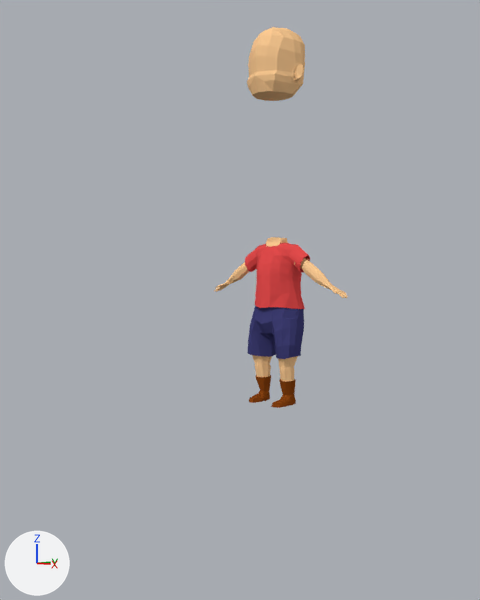
Two versions of the Blender file Snowy ARPG/Assets/Things/PlayerStuff/CharacterARPG.blend, one commit apart.
Camera for both pictures: a camera (50 mm lens) standing at (8.39, -7.39, 5.12) and looking at (0.06, 1.04, 4.37). Every picture has the same lights, and +X, +Y and +Z are marked at lower left.

Objects in the first picture: 'Body', 'Head', 'Shirt', 'Shoes', 'Shorts'.
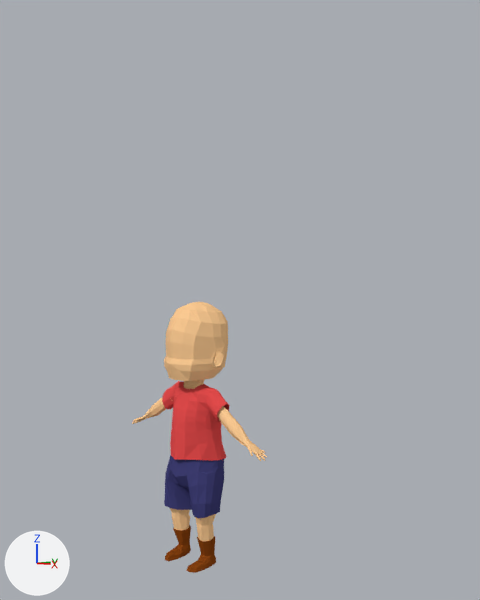
Changed parts and their boxes [x1, y1, x2, y2] in the pictures (480 x 600 px; the box of a moved part takes in the faces that stretch with it):
'Head', moved: before [247, 27, 305, 101]; after [164, 302, 228, 381]
'Shirt', reshaped, moved (21% taller): before [245, 243, 310, 309]; after [162, 381, 229, 461]
'Shorts', reshaped, moved: before [247, 306, 304, 359]; after [164, 455, 224, 518]
'Body', reshaped, moved (12% taller): before [214, 237, 348, 382]; after [132, 380, 267, 542]
'Shoes', moved: before [249, 375, 296, 408]; after [165, 525, 216, 573]
part 1 of me_cube, moved or reshaped: before [214, 262, 249, 292]; after [132, 397, 166, 424]
part 2 of me_cube, added (beige): after [217, 406, 267, 461]
part 3 of me_cube, added: after [195, 514, 216, 542]
part 4 of me_cube, added: after [170, 508, 190, 531]
part 5 of me_cube, added: after [184, 380, 204, 389]
part 6 of me_cube, deleted (beige): before [294, 258, 348, 298]
part 7 of me_cube, deleted: before [278, 356, 298, 382]
part 8 of me_cube, deleted: before [252, 355, 272, 377]
part 9 of me_cube, deleted: before [266, 237, 288, 247]
part 11 of me_cube_002, deleted: before [245, 243, 310, 309]
part 12 of me_cube_002, added: after [162, 381, 229, 461]
part 14 of me_cube_004, added: after [164, 455, 224, 518]
part 15 of me_cube_004, deleted: before [247, 306, 304, 359]

Patch to the scene script:
```diff
--- a/Snowy ARPG/Assets/Things/PlayerStuff/CharacterARPG.blend.py
+++ b/Snowy ARPG/Assets/Things/PlayerStuff/CharacterARPG.blend.py
@@ me_cube_005 @@
 me_cube_005.from_pydata(...)  # 133 vertices, 118 faces; spans x -0.96..0.96, y -0.84..0.39, z -5.36..-4.36
 # used by ob_shoes; location = (0.02, 2.07, 4.91); scale = (0.474, 0.474, 0.474)
+# me_cube_005 part 13: the whole mesh is moved by (-0.01, -0.08, 5.88)
 me_cube_005.materials.append(mat_shoes)
@@ me_cube_004 @@
 # used by ob_shorts; location = (0.02, 2.07, 4.91); scale = (0.482, 0.482, 0.482)
-me_cube_004.from_pydata(...)  # 167 vertices, 146 faces; spans x -1.18..1.18, y -0.84..0.79, z -3.47..-1.38
+me_cube_004.from_pydata(...)  # 187 vertices, 166 faces; spans x -1.16..1.15, y -0.91..0.71, z 2.3..4.7
+# me_cube_004 part 14: 187 vertices added at x -1.16..1.15, y -0.91..0.71, z 2.3..4.7
+# me_cube_004 part 15: 167 vertices removed from x -1.18..1.18, y -0.84..0.79, z -3.47..-1.38
 me_cube_004.materials.append(mat_pants)
@@ me_cube_001 @@
 me_cube_001.from_pydata(...)  # 244 vertices, 236 faces; spans x -1.73..1.73, y -1.69..1.51, z 1.34..4.91
 # used by ob_head; location = (0.0, 2.1, 7.56); scale = (0.367, 0.367, 0.367)
+# me_cube_001 part 10: the whole mesh is moved by (0.0, 0.12, 7.76)
 me_cube_001.materials.append(mat_skin)
@@ me_cube_002 @@
 # used by ob_shirt; location = (0.02, 2.07, 4.91); scale = (0.474, 0.474, 0.474)
-me_cube_002.from_pydata(...)  # 470 vertices, 470 faces; spans x -1.63..1.63, y -0.92..0.88, z -1.65..1.03
+me_cube_002.from_pydata(...)  # 295 vertices, 265 faces; spans x -1.63..1.63, y -1.0..0.8, z 4.23..6.91
+# me_cube_002 part 11: 470 vertices removed from x -1.63..1.63, y -0.92..0.88, z -1.65..1.03
+# me_cube_002 part 12: 295 vertices added at x -1.63..1.63, y -1.0..0.8, z 4.23..6.91
 me_cube_002.materials.append(mat_shirt)
@@ me_cube @@
 # used by ob_body; location = (0.02, 2.07, 4.91); scale = (0.474, 0.474, 0.474)
-me_cube.from_pydata(...)  # 886 vertices, 820 faces, 6 loose edges; spans x -3.46..3.46, y -0.85..0.37, z -5.1..1.25
+me_cube.from_pydata(...)  # 895 vertices, 842 faces, 1 loose edge; spans x -3.46..3.46, y -0.62..0.34, z 1.32..7.15
+# me_cube part 1: the loose piece of 355 vertices spanning x -3.46..-1.0, y -0.35..0.24, z -1.03..0.54 is moved by (0.0, -0.1, 5.9)
+# me_cube part 2: a new loose piece of 355 vertices spanning x 1.09..3.46, y -0.45..0.14, z 4.87..6.44, in mat_skin (beige #ffcd94)
+# me_cube part 3: a new loose piece of 78 vertices spanning x 0.28..1.11, y -0.62..0.22, z 1.32..3.03, in mat_skin (beige #ffcd94)
+# me_cube part 4: a new loose piece of 77 vertices spanning x -1.06..-0.28, y -0.62..0.22, z 1.32..2.91, in mat_skin (beige #ffcd94)
+# me_cube part 5: a new loose piece of 30 vertices spanning x -0.43..0.47, y -0.37..0.34, z 6.6..7.15, in mat_skin (beige #ffcd94)
+# me_cube part 6: the loose piece of 355 vertices spanning x 1.09..3.46, y -0.35..0.24, z -1.03..0.54 is deleted
+# me_cube part 7: the loose piece of 72 vertices spanning x 0.28..1.18, y -0.65..0.32, z -4.39..-2.24 is deleted
+# me_cube part 8: the loose piece of 66 vertices spanning x -1.06..-0.28, y -0.51..0.32, z -4.39..-2.97 is deleted
+# me_cube part 9: the loose piece of 30 vertices spanning x -0.41..0.41, y -0.4..0.37, z 0.7..1.25 is deleted
 me_cube.materials.append(mat_skin)
@@ ob_shoes @@
 ob_shoes = bpy.data.objects.new('Shoes', me_cube_005)
-ob_shoes.location = (0.02, 2.07, 4.91)
+ob_shoes.location = (0.05, 0.0, -0.26)
 ob_shoes.scale = (0.474, 0.474, 0.474)
@@ ob_shorts @@
 ob_shorts = bpy.data.objects.new('Shorts', me_cube_004)
-ob_shorts.location = (0.02, 2.07, 4.91)
+ob_shorts.location = (0.05, 0.0, -0.26)
 ob_shorts.scale = (0.482, 0.482, 0.482)
@@ ob_head @@
 ob_head = bpy.data.objects.new('Head', me_cube_001)
-ob_head.location = (0.0, 2.1, 7.56)
+ob_head.location = (0.05, 0.0, -0.26)
 ob_head.scale = (0.367, 0.367, 0.367)
@@ ob_shirt @@
 ob_shirt = bpy.data.objects.new('Shirt', me_cube_002)
-ob_shirt.location = (0.02, 2.07, 4.91)
+ob_shirt.location = (0.05, 0.0, -0.26)
 ob_shirt.scale = (0.474, 0.474, 0.474)
@@ ob_body @@
 ob_body = bpy.data.objects.new('Body', me_cube)
-ob_body.location = (0.02, 2.07, 4.91)
+ob_body.location = (0.05, 0.0, -0.26)
 ob_body.scale = (0.474, 0.474, 0.474)
```
